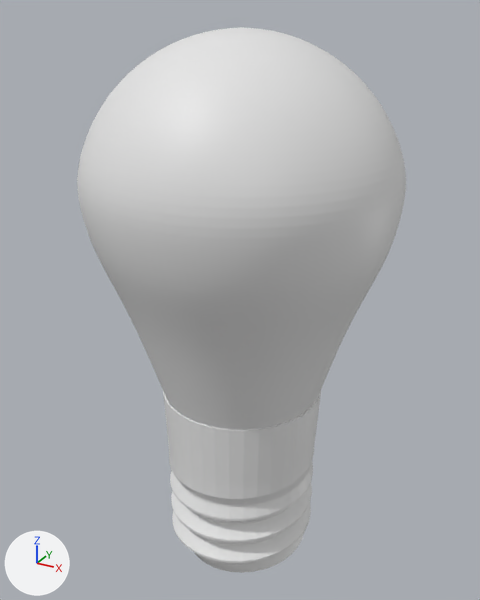
Renders of the Blender file Proiect/Blender/Puzzles/Logic Circuit/lightbulb_open.blend from each side of a commit.
The view is the same before and after, from a camera (50 mm lens) standing at (27.2, -49.7, 53.5) and looking at (-0.6, 0.8, 28.2). The axes (+X, +Y, +Z) are drawn at lower left. The lights are the same throughout.

Objects in the first picture: 'Bolt', 'Bolt.001'.
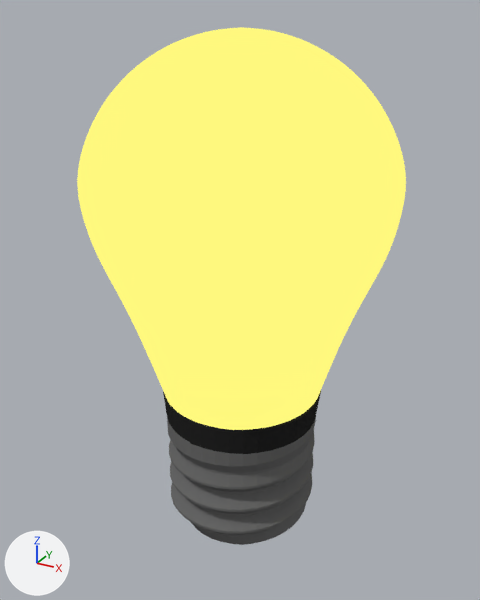
The newer file is also rescaled (x0.31), turned or shifted as a whole; pictures and numbers use the older file's frame.

Scene script edits in JSON lines:
```json
{"op": "add", "block": "mat_material_001", "code": ["mat_material_001 = emission_material('Material.001')", "mat_material_001.base_color = (1.0, 0.945, 0.208)  # yellow #fff97e"]}
{"op": "add", "block": "mat_material_005", "code": ["mat_material_005 = diffuse_material('Material.005')", "mat_material_005.base_color = (0.0208, 0.0208, 0.0208)  # black #282828"]}
{"op": "add", "block": "mat_material_004", "code": ["mat_material_004 = diffuse_material('Material.004')", "mat_material_004.base_color = (0.141, 0.141, 0.141)  # dark grey #696969"]}
{"block": "me_bolt_001", "where": "me_bolt_001.from_pydata(...)  # 385 vertices, 384 faces; spans x -2.82..2.82, y -2.83..2.82, z 4.08..10.71"}
{"op": "add", "block": "me_bolt_001", "code": "me_bolt_001.materials.append(mat_material_001)  # yellow #fff97e"}
{"op": "add", "block": "me_bolt_002", "code": ["me_bolt_002 = bpy.data.meshes.new('Bolt.002')", "me_bolt_002.from_pydata(...)  # 830 vertices, 837 faces; spans x -1.57..1.57, y -1.54..1.59, z 0.75..3.93", "# faces by material slot: [788, 49]", "me_bolt_002.materials.append(mat_material_004)  # dark grey #696969", "me_bolt_002.materials.append(mat_material_005)  # black #282828"]}
{"op": "remove", "block": "ob_bolt", "code": ["ob_bolt = bpy.data.objects.new('Bolt', me_bolt)", "ob_bolt.location = (0.0, 0.0, 0.0)", "ob_bolt.scale = (4.95, 4.95, 4.95)"]}
{"op": "add", "block": "ob_screw", "code": ["ob_screw = bpy.data.objects.new('Screw', me_bolt_002)", "ob_screw.location = (0.0, 0.0, 0.0)", "ob_screw.scale = (4.95, 4.95, 4.95)"]}
```

Changed parts and their boxes [x1, y1, x2, y2] in the pictures (480 x 600 px):
```json
{"object": "Bolt.001", "change": "recoloured", "before": [77, 27, 406, 430], "after": [77, 27, 406, 430], "on screen": "white to yellow"}
{"object": "Bolt", "change": "deleted", "before": [163, 391, 321, 573]}
{"object": "Screw", "change": "added", "after": [163, 391, 321, 545], "faces in mat_material_004 (dark grey #696969)": [167, 417, 316, 545], "faces in mat_material_005 (black #282828)": [163, 391, 321, 454]}
```
